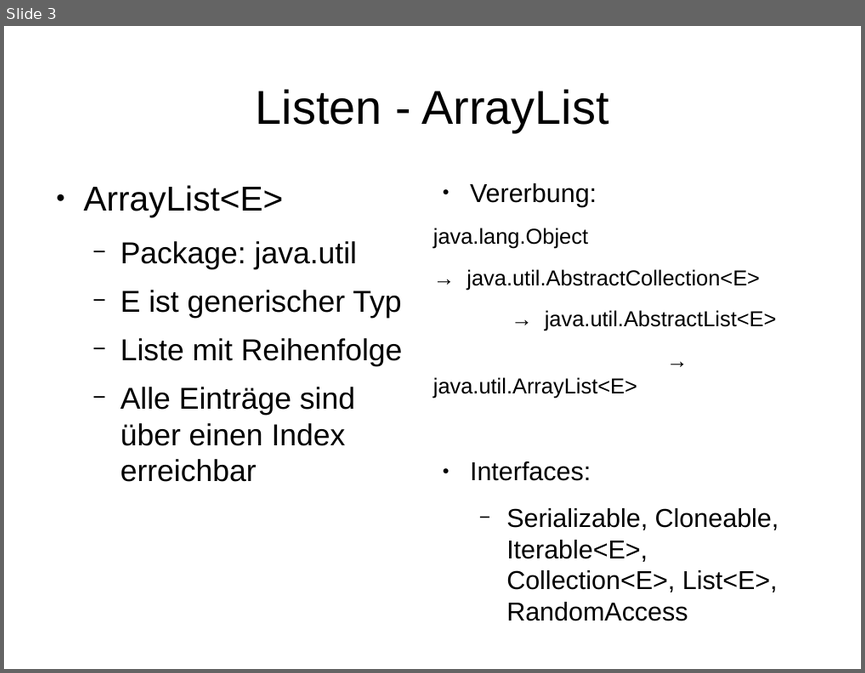
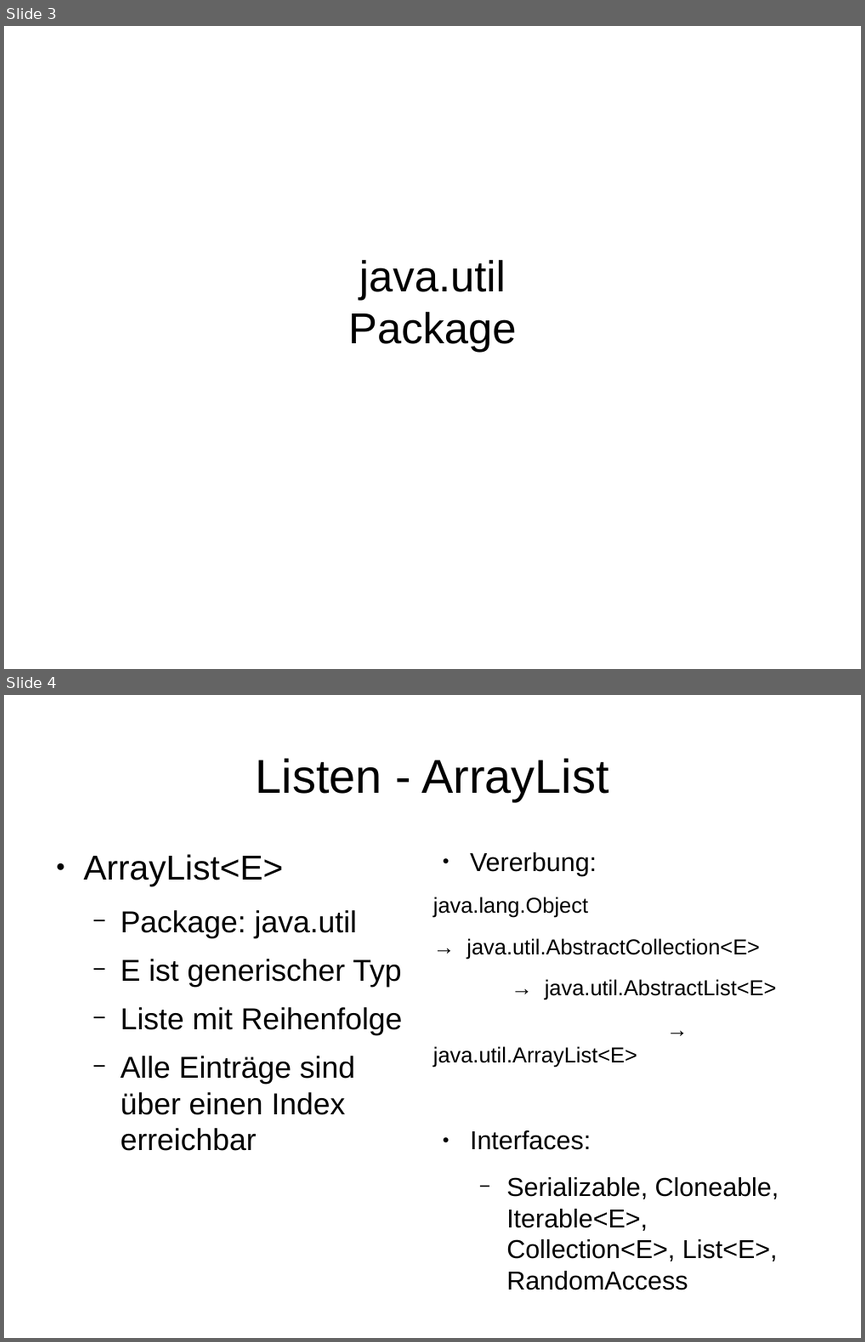
Before and after one commit to gormed/tutorium, a slide deck: Java_Documentation_Slides.odp. Shown one above the other, each under a label of ours: slide 3 before the commit, slides 3 and 4 after it. The pictures are 865x673 and 865x1342 pixels, drawn with LibreOffice and Linux fonts; fonts in the diff are those of the drawing. Boxes give left, top, right and bottom in pixels: in the first picture for what was removed or moved away, otherwise in the second. Text is boxed around its words. In the diff, an @@ line names an element or a change of style, - is before the commit and + after.

```diff
--- a/Java_Documentation_Slides.odp
+++ b/Java_Documentation_Slides.odp
@@ slide 3 added at (4, 26, 861, 669), background #FFFFFF @@
@@ subtitle added at (348, 260, 517, 352), 40 pt, text #000000 @@
+java.util
+Package
@@ what was slide 3 is now slide 4 @@
```
Also in this commit, not shown: 1 slide changed, 9 other slides added, 1 slide removed, 2 other files.
